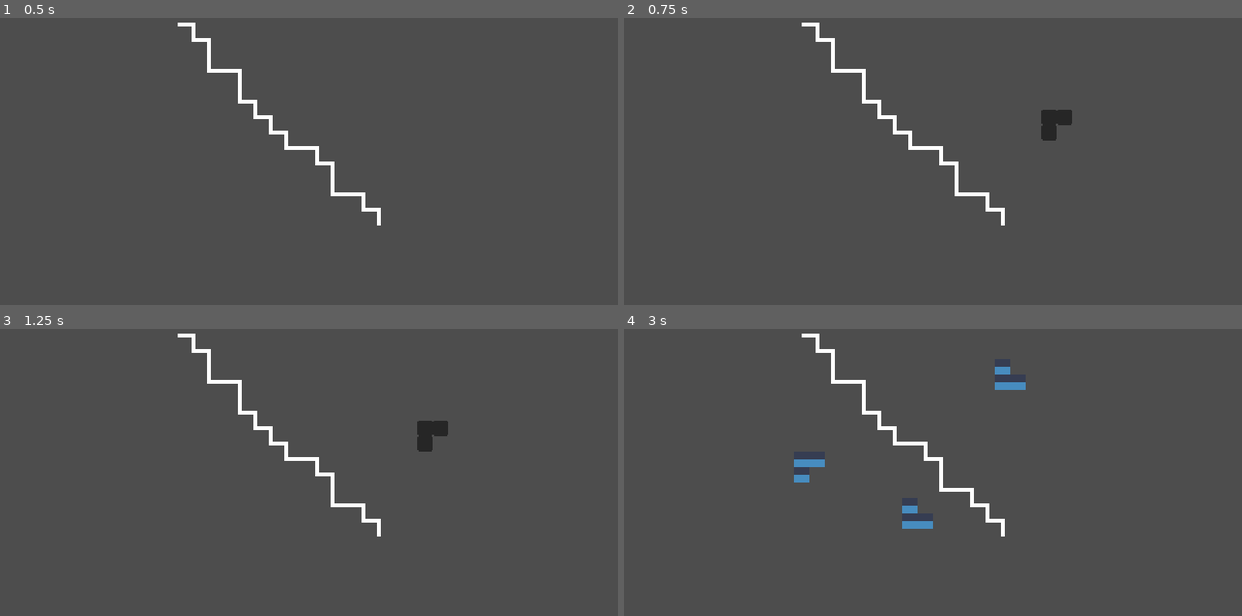
Above: before the commit, frames 1-4 (two rows, left to right).
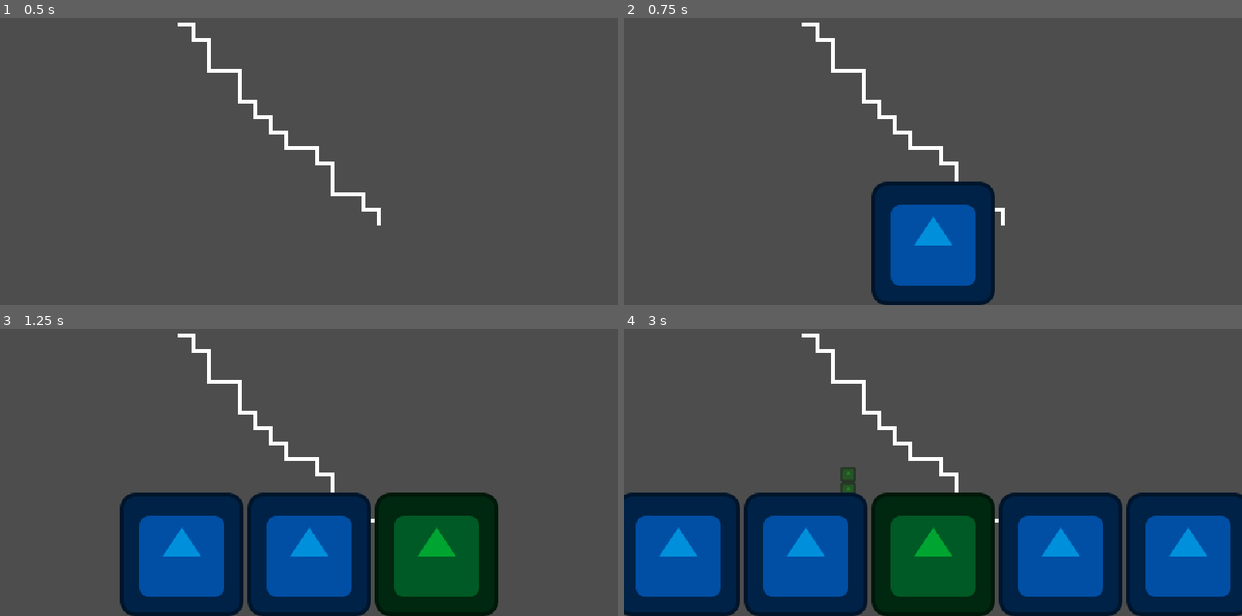
Above: after the commit, the same moments.

Repository: Gunturadhtya/GIMJAM-2026
Game: Godot game, scene res://Scene/Prototype/PrototypeScene.tscn
Two runs of this game, one before a commit and one after it. Both use one fixed random seed, a clock stepped at 60 frames per second and the inputs below. Before the commit the project starts from res://Scene/Prototype/prototype_scene.tscn. The engine's default icon, where the game draws it, is replaced by a stand-in: a white triangle on a blue panel in a dark square.
Inputs (mouse positions are in pixels of both pictures, inside the frame that each line leads up to):
- Up to frame 1 (0.5 s): no input
- Up to frame 2 (0.75 s): tap Enter (ui_accept) at 0.5 s; move the mouse to (1068, 112) at 0.52 s; hold Right mouse button (place_item, bound only after the commit) from 0.53 s (still down)
- Up to frame 3 (1.25 s): keep holding Right mouse button (place_item, bound only after the commit); tap Enter (ui_accept) at 0.77, 1.07 s; click (444, 423) at 0.8 s
- Up to frame 4 (3 s): release Right mouse button (place_item, bound only after the commit) at 1.25 s; drag from (809, 461) to (902, 512) at 1.27 s; tap Enter (ui_accept) at 2, 2.3, 2.75 s; move the mouse to (994, 366) at 2.02 s; hold R (rotate_item, bound only after the commit) 2.03-2.75 s; click (994, 366) at 2.17 s; drag from (902, 512) to (747, 389) at 2.77 s

Frame 1 is identical in both runs. In frame 2, 8.9% of the frame differs, in the area x 40-73%, y 31-100%; in frame 3, 26%; in frame 4, 42%, in the area x 0-100%, y 13-100%.

Commit message:
add inventory and sway/snap logic

Diff:
--- a/Data/I3Shape.tres
+++ b/Data/I3Shape.tres
@@ -1,10 +1,13 @@
-[gd_resource type="Resource" script_class="TrashShape" load_steps=2 format=3 uid="uid://c6lbp0hwlb4fu"]
+[gd_resource type="Resource" script_class="TrashShape" load_steps=3 format=3 uid="uid://c6lbp0hwlb4fu"]
 
 [ext_resource type="Script" uid="uid://cnbjqq33c46o2" path="res://Scripts/TrashShape.gd" id="1_wdjwf"]
+[ext_resource type="Texture2D" uid="uid://bma67ef0smawm" path="res://icon.svg" id="2_fgl8n"]
 
 [resource]
 script = ExtResource("1_wdjwf")
 id = "i3"
+texture = ExtResource("2_fgl8n")
 color = Color(7.21961e-07, 0.647161, 0.192445, 1)
+atlas_coords = Array[Vector2i]([Vector2i(0, 0), Vector2i(0, 0), Vector2i(0, 0)])
 offset = Array[Vector2i]([Vector2i(0, 0), Vector2i(0, 1), Vector2i(0, 2)])
 metadata/_custom_type_script = "uid://cnbjqq33c46o2"
--- a/Data/L3Shape.tres
+++ b/Data/L3Shape.tres
@@ -1,10 +1,13 @@
-[gd_resource type="Resource" script_class="TrashShape" load_steps=2 format=3 uid="uid://dyks7reprna6e"]
+[gd_resource type="Resource" script_class="TrashShape" load_steps=3 format=3 uid="uid://dyks7reprna6e"]
 
 [ext_resource type="Script" uid="uid://cnbjqq33c46o2" path="res://Scripts/TrashShape.gd" id="1_fqhtw"]
+[ext_resource type="Texture2D" uid="uid://bma67ef0smawm" path="res://icon.svg" id="2_2rddl"]
 
 [resource]
 script = ExtResource("1_fqhtw")
 id = "l3"
+texture = ExtResource("2_2rddl")
 color = Color(4.62055e-06, 0.565702, 0.859967, 1)
+atlas_coords = Array[Vector2i]([Vector2i(0, 0), Vector2i(0, 0), Vector2i(0, 0)])
 offset = Array[Vector2i]([Vector2i(0, 0), Vector2i(0, 1), Vector2i(1, 1)])
 metadata/_custom_type_script = "uid://cnbjqq33c46o2"
--- /dev/null
+++ b/Scene/Prototype/PrototypeScene.tscn
@@ -0,0 +1,135 @@
+[gd_scene load_steps=11 format=3 uid="uid://bjlb10vbfmrui"]
+
+[ext_resource type="Script" uid="uid://cbqvi30stts4h" path="res://Scripts/Systems/LevelManager.gd" id="1_ungln"]
+[ext_resource type="Script" uid="uid://by2bhkwwgsuev" path="res://Scripts/Systems/GridSystems.gd" id="2_2e573"]
+[ext_resource type="Texture2D" uid="uid://bma67ef0smawm" path="res://icon.svg" id="3_s2bof"]
+[ext_resource type="PackedScene" uid="uid://bp3y6ykiubwmw" path="res://Scene/Visuals/GhostCursor.tscn" id="4_ungln"]
+[ext_resource type="PackedScene" uid="uid://d37vk4ylg16pb" path="res://Scene/Visuals/HeldVisual.tscn" id="5_2e573"]
+[ext_resource type="Script" uid="uid://dobg6xdxrtlld" path="res://Scripts/FSM/StateMachine.gd" id="5_6qa0l"]
+[ext_resource type="Script" uid="uid://blw7bnok6qkbj" path="res://Scripts/States/IdleState.gd" id="6_7bsvn"]
+[ext_resource type="Script" uid="uid://cgk7eqe5tukgv" path="res://Scripts/States/DraggingState.gd" id="7_nptyh"]
+
+[sub_resource type="TileSetAtlasSource" id="TileSetAtlasSource_6cpx0"]
+texture = ExtResource("3_s2bof")
+0:0/0 = 0
+1:0/0 = 0
+2:0/0 = 0
+3:0/0 = 0
+4:0/0 = 0
+5:0/0 = 0
+6:0/0 = 0
+7:0/0 = 0
+0:1/0 = 0
+1:1/0 = 0
+2:1/0 = 0
+3:1/0 = 0
+4:1/0 = 0
+5:1/0 = 0
+6:1/0 = 0
+7:1/0 = 0
+0:2/0 = 0
+1:2/0 = 0
+2:2/0 = 0
+3:2/0 = 0
+4:2/0 = 0
+5:2/0 = 0
+6:2/0 = 0
+7:2/0 = 0
+0:3/0 = 0
+1:3/0 = 0
+2:3/0 = 0
+3:3/0 = 0
+4:3/0 = 0
+5:3/0 = 0
+6:3/0 = 0
+7:3/0 = 0
+0:4/0 = 0
+1:4/0 = 0
+2:4/0 = 0
+3:4/0 = 0
+4:4/0 = 0
+5:4/0 = 0
+6:4/0 = 0
+7:4/0 = 0
+0:5/0 = 0
+1:5/0 = 0
+2:5/0 = 0
+3:5/0 = 0
+4:5/0 = 0
+5:5/0 = 0
+6:5/0 = 0
+7:5/0 = 0
+0:6/0 = 0
+1:6/0 = 0
+2:6/0 = 0
+3:6/0 = 0
+4:6/0 = 0
+5:6/0 = 0
+6:6/0 = 0
+7:6/0 = 0
+0:7/0 = 0
+1:7/0 = 0
+2:7/0 = 0
+3:7/0 = 0
+4:7/0 = 0
+5:7/0 = 0
+6:7/0 = 0
+7:7/0 = 0
+
+[sub_resource type="TileSet" id="TileSet_5qdjt"]
+sources/1 = SubResource("TileSetAtlasSource_6cpx0")
+
+[node name="PrototypeScene" type="Node2D" node_paths=PackedStringArray("grid_system", "ghost_cursor", "state_machine", "tile_map", "held_visual", "inventory_bar") groups=["LevelManager"]]
+script = ExtResource("1_ungln")
+grid_system = NodePath("GridSystem")
+ghost_cursor = NodePath("GhostCursor")
+state_machine = NodePath("StateMachine")
+tile_map = NodePath("GridSystem/TileMapLayer")
+held_visual = NodePath("CanvasLayer/HeldVisual")
+inventory_bar = NodePath("CanvasLayer/InventoryBar")
+
+[node name="ColorRect" type="ColorRect" parent="."]
+visible = false
+offset_right = 640.0
+offset_bottom = 360.0
+color = Color(0.114897, 0.114897, 0.114897, 1)
+
+[node name="GridSystem" type="Node" parent="." node_paths=PackedStringArray("tile_map", "path_line")]
+script = ExtResource("2_2e573")
+tile_map = NodePath("TileMapLayer")
+path_line = NodePath("PathLine")
+
+[node name="TileMapLayer" type="TileMapLayer" parent="GridSystem"]
+position = Vector2(160, 45)
+tile_set = SubResource("TileSet_5qdjt")
+
+[node name="PathLine" type="Line2D" parent="GridSystem"]
+position = Vector2(160, 45)
+width = 4.0
+
+[node name="GhostCursor" parent="." instance=ExtResource("4_ungln")]
+
+[node name="StateMachine" type="Node" parent="." node_paths=PackedStringArray("initial_state")]
+script = ExtResource("5_6qa0l")
+initial_state = NodePath("Idle")
+
+[node name="Idle" type="Node" parent="StateMachine"]
+script = ExtResource("6_7bsvn")
+
+[node name="Dragging" type="Node" parent="StateMachine"]
+script = ExtResource("7_nptyh")
+
+[node name="CanvasLayer" type="CanvasLayer" parent="."]
+
+[node name="HeldVisual" parent="CanvasLayer" instance=ExtResource("5_2e573")]
+z_index = 20
+
+[node name="InventoryBar" type="HBoxContainer" parent="CanvasLayer"]
+custom_minimum_size = Vector2(0, 40)
+anchors_preset = 12
+anchor_top = 1.0
+anchor_right = 1.0
+anchor_bottom = 1.0
+grow_horizontal = 2
+grow_vertical = 0
+alignment = 1
--- a/Scene/Prototype/prototype_scene.tscn
+++ /dev/null
@@ -1,119 +0,0 @@
-[gd_scene load_steps=10 format=3 uid="uid://bjlb10vbfmrui"]
-
-[ext_resource type="Script" uid="uid://cbqvi30stts4h" path="res://Scripts/Systems/LevelManager.gd" id="1_a7p68"]
-[ext_resource type="Script" uid="uid://by2bhkwwgsuev" path="res://Scripts/Systems/GridSystems.gd" id="2_w1hi0"]
-[ext_resource type="Script" uid="uid://b81y68rsi4rp" path="res://Scripts/Visuals/GhostCursor.gd" id="3_5qdjt"]
-[ext_resource type="Texture2D" uid="uid://bma67ef0smawm" path="res://icon.svg" id="3_o1kqw"]
-[ext_resource type="Script" uid="uid://dobg6xdxrtlld" path="res://Scripts/FSM/StateMachine.gd" id="4_o1kqw"]
-[ext_resource type="Script" uid="uid://blw7bnok6qkbj" path="res://Scripts/States/IdleState.gd" id="5_6cpx0"]
-[ext_resource type="Script" uid="uid://cgk7eqe5tukgv" path="res://Scripts/States/DraggingState.gd" id="6_r1ux1"]
-
-[sub_resource type="TileSetAtlasSource" id="TileSetAtlasSource_6cpx0"]
-texture = ExtResource("3_o1kqw")
-0:0/0 = 0
-1:0/0 = 0
-2:0/0 = 0
-3:0/0 = 0
-4:0/0 = 0
-5:0/0 = 0
-6:0/0 = 0
-7:0/0 = 0
-0:1/0 = 0
-1:1/0 = 0
-2:1/0 = 0
-3:1/0 = 0
-4:1/0 = 0
-5:1/0 = 0
-6:1/0 = 0
-7:1/0 = 0
-0:2/0 = 0
-1:2/0 = 0
-2:2/0 = 0
-3:2/0 = 0
-4:2/0 = 0
-5:2/0 = 0
-6:2/0 = 0
-7:2/0 = 0
-0:3/0 = 0
-1:3/0 = 0
-2:3/0 = 0
-3:3/0 = 0
-4:3/0 = 0
-5:3/0 = 0
-6:3/0 = 0
-7:3/0 = 0
-0:4/0 = 0
-1:4/0 = 0
-2:4/0 = 0
-3:4/0 = 0
-4:4/0 = 0
-5:4/0 = 0
-6:4/0 = 0
-7:4/0 = 0
-0:5/0 = 0
-1:5/0 = 0
-2:5/0 = 0
-3:5/0 = 0
-4:5/0 = 0
-5:5/0 = 0
-6:5/0 = 0
-7:5/0 = 0
-0:6/0 = 0
-1:6/0 = 0
-2:6/0 = 0
-3:6/0 = 0
-4:6/0 = 0
-5:6/0 = 0
-6:6/0 = 0
-7:6/0 = 0
-0:7/0 = 0
-1:7/0 = 0
-2:7/0 = 0
-3:7/0 = 0
-4:7/0 = 0
-5:7/0 = 0
-6:7/0 = 0
-7:7/0 = 0
-
-[sub_resource type="TileSet" id="TileSet_5qdjt"]
-sources/1 = SubResource("TileSetAtlasSource_6cpx0")
-
-[node name="PrototypeScene" type="Node2D" node_paths=PackedStringArray("grid_system", "ghost_cursor", "state_machine", "tile_map")]
-script = ExtResource("1_a7p68")
-grid_system = NodePath("GridSystem")
-ghost_cursor = NodePath("GhostCursor")
-state_machine = NodePath("StateMachine")
-tile_map = NodePath("GridSystem/TileMapLayer")
-
-[node name="ColorRect" type="ColorRect" parent="."]
-visible = false
-offset_right = 640.0
-offset_bottom = 360.0
-color = Color(0.114897, 0.114897, 0.114897, 1)
-
-[node name="GridSystem" type="Node" parent="." node_paths=PackedStringArray("tile_map", "path_line")]
-script = ExtResource("2_w1hi0")
-tile_map = NodePath("TileMapLayer")
-path_line = NodePath("PathLine")
-
-[node name="TileMapLayer" type="TileMapLayer" parent="GridSystem"]
-position = Vector2(160, 45)
-tile_set = SubResource("TileSet_5qdjt")
-
-[node name="PathLine" type="Line2D" parent="GridSystem"]
-position = Vector2(160, 45)
-width = 4.0
-
-[node name="GhostCursor" type="Node2D" parent="."]
-z_index = 5
-script = ExtResource("3_5qdjt")
-
-[node name="StateMachine" type="Node" parent="." node_paths=PackedStringArray("initial_state")]
-script = ExtResource("4_o1kqw")
-initial_state = NodePath("Idle")
-
-[node name="Idle" type="Node" parent="StateMachine"]
-script = ExtResource("5_6cpx0")
-
-[node name="Dragging" type="Node" parent="StateMachine"]
-script = ExtResource("6_r1ux1")
--- /dev/null
+++ b/Scene/UI/InventorySlot.tscn
@@ -0,0 +1,8 @@
+[gd_scene load_steps=2 format=3 uid="uid://dw2cwtcofrf78"]
+
+[ext_resource type="Script" uid="uid://cnospeuavvqcf" path="res://Scripts/UI/InventorySlot.gd" id="1_ce5md"]
+
+[node name="InventorySlot" type="TextureRect"]
+scale = Vector2(0.15, 0.15)
+mouse_default_cursor_shape = 6
+script = ExtResource("1_ce5md")
--- /dev/null
+++ b/Scene/UI/InventoryUI.tscn
@@ -0,0 +1,20 @@
+[gd_scene load_steps=2 format=3 uid="uid://cp7th5f436wbt"]
+
+[sub_resource type="GDScript" id="GDScript_muown"]
+script/source = "extends CanvasLayer
+"
+
+[node name="InventoryUi" type="CanvasLayer"]
+script = SubResource("GDScript_muown")
+
+[node name="HBoxContainer" type="HBoxContainer" parent="."]
+anchors_preset = 7
+anchor_left = 0.5
+anchor_top = 1.0
+anchor_right = 0.5
+anchor_bottom = 1.0
+offset_left = -20.0
+offset_top = -40.0
+offset_right = 20.0
+grow_horizontal = 2
+grow_vertical = 0
--- /dev/null
+++ b/Scene/Visuals/GhostCursor.tscn
@@ -0,0 +1,7 @@
+[gd_scene load_steps=2 format=3 uid="uid://bp3y6ykiubwmw"]
+
+[ext_resource type="Script" uid="uid://b81y68rsi4rp" path="res://Scripts/Visuals/GhostCursor.gd" id="1_t8xtv"]
+
+[node name="GhostCursor" type="Node2D"]
+z_index = 5
+script = ExtResource("1_t8xtv")
--- /dev/null
+++ b/Scene/Visuals/HeldVisual.tscn
@@ -0,0 +1,10 @@
+[gd_scene load_steps=2 format=3 uid="uid://d37vk4ylg16pb"]
+
+[ext_resource type="Script" uid="uid://bycj12jbmpgoh" path="res://Scripts/Visuals/HeldVisual.gd" id="1_jw33g"]
+
+[node name="HeldVisual" type="Node2D"]
+script = ExtResource("1_jw33g")
+
+[node name="VisualRoot" type="Node2D" parent="."]
+
+[node name="Sprite2D" type="Sprite2D" parent="VisualRoot"]
--- /dev/null
+++ b/Scripts/GameData.gd
@@ -0,0 +1,18 @@
+class_name GameData extends Resource
+
+const TRASH_FOLDER = "res://Data/"
+
+static func get_random_shape() -> TrashShape:
+	var dir = DirAccess.open(TRASH_FOLDER)
+	if dir:
+		var files = dir.get_files()
+		var valid_files = []
+		for f in files:
+			if f.ends_with(".tres") or f.ends_with(".remap"):
+				valid_files.append(f.replace(".remap", ""))
+
+		if valid_files.size() > 0:
+			var random_file = valid_files.pick_random()
+			return load(TRASH_FOLDER + random_file).duplicate()
+
+	return null
--- a/Scripts/States/DraggingState.gd
+++ b/Scripts/States/DraggingState.gd
@@ -1,36 +1,66 @@
 extends PlayerState
+
+const SWAY_SPEED = 15.0
+const MAX_SWAY_ANGLE = 25.0
+const RECOVERY_SPEED = 8.0
 
 var current_trash: TrashShape
 var is_valid_drop: bool
 var current_grid_pos := Vector2i.ZERO
 
+var last_mouse_x := 0.0
+var current_sway := 0.0
+var target_visual_rotation := 0.0
+
 func enter(previous_state_path: String, data := {}) -> void:
 	if data.has("trash"):
 		current_trash = data["trash"]
 
-	level.ghost_cursor.visible = true
+	level.ghost_cursor.visible = false
 	_update_ghost_visual()
+
+	level.held_visual.visible = true
+	level.held_visual.scale = Vector2(0.15, 0.15) # this is temp need a real asset for it to work
+	level.held_visual.setup(current_trash)
+
+	last_mouse_x = level.get_global_mouse_position().x
+	current_sway = 0.0
+	target_visual_rotation = 0.0
+	level.held_visual.rotation_degrees = 0.0
+
 	print("State: Dragging")
-
 
 func exit() -> void:
 	level.ghost_cursor.visible = false
+	level.held_visual.visible = false
 	current_trash = null
 
+func update(delta: float) -> void:
+	_process_sway_physics(delta)
 
 func handle_input(_event: InputEvent) -> void:
 	if _event is InputEventMouseMotion:
 		var mouse_pos = level.get_global_mouse_position()
+		var local_mouse = level.tile_map.to_local(mouse_pos)
+		current_grid_pos = level.tile_map.local_to_map(local_mouse)
 
-		var local_mouse_pos = level.tile_map.to_local(mouse_pos)
-		current_grid_pos = level.tile_map.local_to_map(local_mouse_pos)
+		var ghost_local = level.tile_map.map_to_local(current_grid_pos)
+		level.ghost_cursor.global_position = level.tile_map.to_global(ghost_local)
 
-		var ghost_local_pos = level.tile_map.map_to_local(current_grid_pos)
-		level.ghost_cursor.global_position = level.tile_map.to_global(ghost_local_pos)
 		_validate_position()
+
+		if is_valid_drop:
+			level.ghost_cursor.visible = true
+			level.held_visual.visible = false
+		else:
+			level.ghost_cursor.visible = false
+			level.held_visual.visible = true
+
 
 	if _event.is_action_pressed("rotate_item"):
 		current_trash.rotate()
+
+		target_visual_rotation += 90.0
 		_update_ghost_visual()
 		_validate_position()
 
@@ -39,12 +69,12 @@
 	elif _event.is_action_pressed("place_item"):
 		if is_valid_drop:
 			level.grid_system.place_item(current_grid_pos, current_trash)
-			finished.emit(IDLE)
+			finished.emit("Idle")
 		else:
 			print("Position Invalid")
 
 	elif _event.is_action_pressed("ui_cancel"):
-		finished.emit(IDLE)
+		finished.emit("Idle")
 
 func _update_ghost_visual():
 	level.ghost_cursor.update_visuals(current_trash.offset, current_trash.color)
@@ -52,3 +82,18 @@
 func _validate_position():
 	is_valid_drop = level.grid_system.is_area_valid(current_grid_pos, current_trash.offset)
 	level.ghost_cursor.set_color_status(is_valid_drop)
+
+func _process_sway_physics(delta):
+	var mouse_pos = level.get_global_mouse_position()
+
+	level.held_visual.global_position = mouse_pos
+
+	var velocity_x = mouse_pos.x - last_mouse_x
+
+	var target_tilt = clamp(-velocity_x * SWAY_SPEED * delta, -MAX_SWAY_ANGLE, MAX_SWAY_ANGLE)
+
+	current_sway = lerp(current_sway, target_tilt, delta * RECOVERY_SPEED)
+
+	level.held_visual.rotation_degrees = target_visual_rotation + current_sway
+
+	last_mouse_x = mouse_pos.x
--- a/Scripts/States/IdleState.gd
+++ b/Scripts/States/IdleState.gd
@@ -1,13 +1,12 @@
 extends PlayerState
 
 func enter(previous_state_path: String, data := {}) -> void:
-	var path_exist = level.grid_system.redraw_path()
-
+	level.ghost_cursor.visible = false
+	level.held_visual.visible = false
 	print("State: Idle")
 
-func handle_input(_event: InputEvent) -> void:
-	# ini untuk debugging saja,
-	# tekan tombol yang linked dengan ui_accept akan memspawn sampah baru yang siap di letakkan
+func handle_input(_event: InputEvent):
 	if _event.is_action_pressed("ui_accept"):
-		var test_trash = preload("res://Data/L3Shape.tres").duplicate()
-		finished.emit(DRAGGING, {"trash" : test_trash})
+		level.add_random_item_to_inventory()
+
+		get_viewport().set_input_as_handled()
--- a/Scripts/Systems/GridSystems.gd
+++ b/Scripts/Systems/GridSystems.gd
@@ -31,11 +31,13 @@
 	return true
 
 func place_item(origin: Vector2i, trash: TrashShape):
+	var i = 0
 	for offset in trash.offset:
 		var target = origin + offset
 		occupied_cell[target] = trash
-		tile_map.set_cell(target, 1, Vector2i(2,1)) # ubah kordinat atlas menjadi texture dari trash
+		tile_map.set_cell(target, 1, trash.atlas_coords[i]) # ubah kordinat atlas menjadi texture dari trash
 		astar.set_point_solid(target)
+		i += 1
 
 	grid_updated.emit()
 	redraw_path()
--- a/Scripts/Systems/LevelManager.gd
+++ b/Scripts/Systems/LevelManager.gd
@@ -4,3 +4,22 @@
 @export var ghost_cursor: Node2D
 @export var state_machine: StateMachine
 @export var tile_map: TileMapLayer
+@export var held_visual: Node2D
+@export var inventory_bar: HBoxContainer
+
+const SLOT_SCENE = preload("res://Scene/UI/InventorySlot.tscn")
+
+func start_dragging_item(trash: TrashShape):
+	state_machine._transition_to_next_state("Dragging", {"trash" : trash})
+
+func add_random_item_to_inventory():
+	var shape_data = GameData.get_random_shape()
+
+	if shape_data:
+		var new_slot = SLOT_SCENE.instantiate()
+		new_slot.scale = Vector2(0.15, 0.15)
+		inventory_bar.add_child(new_slot)
+
+		new_slot.setup(shape_data)
+
+		print("Added item: ", shape_data.id)
--- a/Scripts/TrashShape.gd
+++ b/Scripts/TrashShape.gd
@@ -1,8 +1,9 @@
 class_name TrashShape extends Resource
 
 @export var id: String = "base"
-#@export var text: Texture2D = null; # digunakan nanti setelah texture siap
+@export var texture: Texture2D = null; # digunakan nanti setelah texture siap
 @export var color: Color = Color.WHITE
+@export var atlas_coords: Array[Vector2i] = [Vector2i(0, 0)] # digunakan pada tile
 @export var offset: Array[Vector2i] = [Vector2i(0,0)]
 
 func rotate():
@@ -13,5 +14,5 @@
 
 func get_copy() -> TrashShape:
 	var copy = self.duplicate()
-	copy.offsets = offset.duplicate()
+	copy.offset = offset.duplicate()
 	return copy
--- /dev/null
+++ b/Scripts/UI/InventorySlot.gd
@@ -0,0 +1,29 @@
+extends TextureRect
+
+@export var item_data: TrashShape
+
+func _ready():
+	if item_data:
+		_update_visuals()
+
+func setup(data: TrashShape):
+	item_data = data
+	_update_visuals()
+
+func _update_visuals():
+	if item_data:
+		texture = item_data.texture
+		modulate = item_data.color
+
+func _gui_input(event):
+	if event is InputEventMouseButton and event.pressed and event.button_index == MOUSE_BUTTON_LEFT:
+
+		if item_data == null:
+			return
+
+		var level = get_tree().get_first_node_in_group("LevelManager")
+
+		if level:
+			level.start_dragging_item(item_data.get_copy())
+
+			queue_free()
--- /dev/null
+++ b/Scripts/Visuals/HeldVisual.gd
@@ -0,0 +1,11 @@
+extends Node2D
+
+@onready var visual_root = $VisualRoot
+@onready var sprite = $VisualRoot/Sprite2D
+
+func setup(data: TrashShape):
+	if data.texture:
+		sprite.texture = data.texture
+	sprite.modulate = data.color
+
+	visual_root.position = Vector2.ZERO
--- a/project.godot
+++ b/project.godot
@@ -28,13 +28,12 @@
 
 rotate_item={
 "deadzone": 0.2,
-"events": [Object(InputEventMouseButton,"resource_local_to_scene":false,"resource_name":"","device":-1,"window_id":0,"alt_pressed":false,"shift_pressed":false,"ctrl_pressed":false,"meta_pressed":false,"button_mask":0,"position":Vector2(0, 0),"global_position":Vector2(0, 0),"factor":1.0,"button_index":2,"canceled":false,"pressed":false,"double_click":false,"script":null)
-, Object(InputEventKey,"resource_local_to_scene":false,"resource_name":"","device":-1,"window_id":0,"alt_pressed":false,"shift_pressed":false,"ctrl_pressed":false,"meta_pressed":false,"pressed":false,"keycode":0,"physical_keycode":32,"key_label":0,"unicode":32,"location":0,"echo":false,"script":null)
+"events": [Object(InputEventKey,"resource_local_to_scene":false,"resource_name":"","device":-1,"window_id":0,"alt_pressed":false,"shift_pressed":false,"ctrl_pressed":false,"meta_pressed":false,"pressed":false,"keycode":0,"physical_keycode":82,"key_label":0,"unicode":114,"location":0,"echo":false,"script":null)
 ]
 }
 place_item={
 "deadzone": 0.2,
-"events": [Object(InputEventMouseButton,"resource_local_to_s …(115 unchanged characters)… alse,"meta_pressed":false,"button_mask":1,"position":Vector2(1204, 20),"global_position":Vector2(1213, 68),"factor":1.0,"button_index":1,"canceled":false,"pressed":true,"double_click":true,"script":null)
+"events": [Object(InputEventMouseButton,"resource_local_to_s …(115 unchanged characters)… alse,"meta_pressed":false,"button_mask":2,"position":Vector2(999, 8),"global_position":Vector2(1008, 56),"factor":1.0,"button_index":2,"canceled":false,"pressed":true,"double_click":false,"script":null)
 ]
 }
 pick_item={
Not shown, added: Scripts/GameData.gd.uid
Not shown, added: Scripts/UI/InventorySlot.gd.uid
Not shown, added: Scripts/Visuals/HeldVisual.gd.uid
